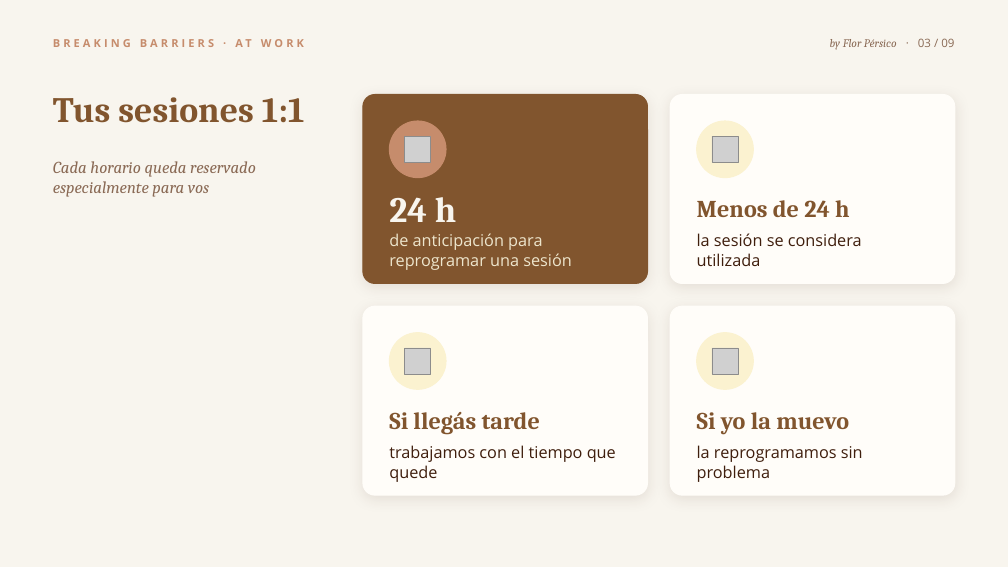
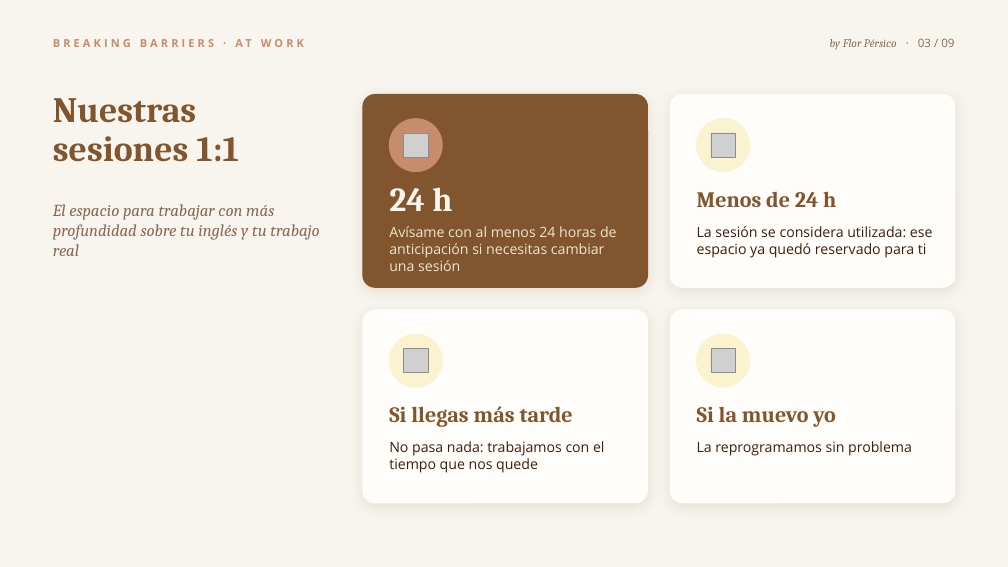
Before and after one commit to florenciapersico-ctrl/brakingbarriersatwork, a slide deck: slide 3 of onboarding/ONB02_Como_vamos_a_trabajar_juntas.pptx. Drawn at 1008x567 pixels with LibreOffice and Linux fonts; fonts in the diff are those of the drawing; grey boxes stand for pictures. Boxes give left, top, right and bottom in pixels: in the first picture for what was removed or moved away, otherwise in the second. Text is boxed around its words. In the diff, an @@ line names an element or a change of style, - is before the commit and + after.

```diff
--- a/onboarding/ONB02_Como_vamos_a_trabajar_juntas.pptx
+++ b/onboarding/ONB02_Como_vamos_a_trabajar_juntas.pptx
@@ text at [53, 98, 239, 162]: text changed @@
-Tus sesiones 1:1
+Nuestras sesiones 1:1
@@ ellipse: place and size @@
-ellipse at [389, 121, 446, 178]
+ellipse at [389, 119, 442, 172]
@@ ellipse: place and size @@
-ellipse at [696, 121, 753, 178]
+ellipse at [696, 119, 749, 172]
@@ picture: place and size @@
-picture at [405, 136, 430, 162]
+picture at [404, 133, 428, 157]
@@ picture: place and size @@
-picture at [712, 136, 738, 162]
+picture at [711, 133, 735, 157]
@@ text "24 h": place and size @@
-text "24 h" at [389, 197, 456, 222]
+text "24 h" at [389, 187, 452, 211]
@@ text "24 h" at [389, 187, 452, 211]: size 34 to 32 pt @@
@@ text "Menos de 24 h": place and size @@
-text "Menos de 24 h" at [697, 200, 849, 217]
+text "Menos de 24 h" at [697, 191, 836, 207]
@@ text "Menos de 24 h" at [697, 191, 836, 207]: size 23 to 21 pt @@
@@ text at [53, 204, 319, 256]: text changed @@
-Cada horario queda reservado especialmente para vos
+El espacio para trabajar con más profundidad sobre tu inglés y tu trabajo real
@@ text at [389, 226, 617, 271]: text changed; size 15.5 to 13.5 pt @@
-de anticipación para reprogramar una sesión
+Avísame con al menos 24 horas de anticipación si necesitas cambiar una sesión
@@ text at [697, 226, 933, 258]: text changed; size 15.5 to 13.5 pt @@
-la sesión se considera utilizada
+La sesión se considera utilizada: ese espacio ya quedó reservado para ti
@@ rounded rectangle: place and size @@
-rounded rectangle at [363, 306, 648, 495]
+rounded rectangle at [363, 310, 648, 503]
@@ proportions changed in 4 elements at [363, 95, 648, 287], [671, 95, 956, 287], [363, 310, 648, 503], [671, 310, 956, 503] @@
@@ rounded rectangle: place and size @@
-rounded rectangle at [671, 306, 956, 495]
+rounded rectangle at [671, 310, 956, 503]
@@ ellipse: place and size @@
-ellipse at [389, 333, 446, 389]
+ellipse at [389, 334, 442, 387]
@@ ellipse: place and size @@
-ellipse at [696, 333, 753, 389]
+ellipse at [696, 334, 749, 387]
@@ text at [389, 406, 573, 427]: text changed; size 23 to 21 pt @@
-Si llegás tarde
+Si llegas más tarde
@@ text at [697, 406, 836, 427]: text changed; size 23 to 21 pt @@
-Si yo la muevo
+Si la muevo yo
@@ text at [389, 441, 604, 473]: text changed; size 15.5 to 13.5 pt @@
-trabajamos con el tiempo que quede
+No pasa nada: trabajamos con el tiempo que nos quede
@@ text at [697, 441, 912, 456]: text changed; size 15.5 to 13.5 pt @@
-la reprogramamos sin problema
+La reprogramamos sin problema
```
Also in this commit, not shown: 8 other slides changed, 2 other files.
